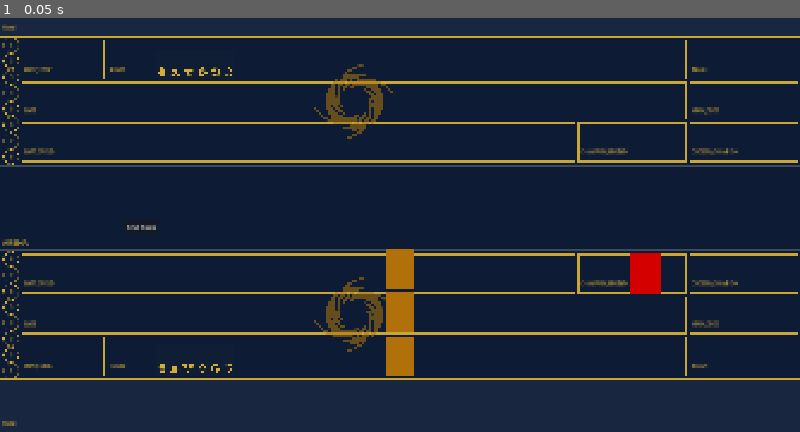
Above: before the commit, frame 1.
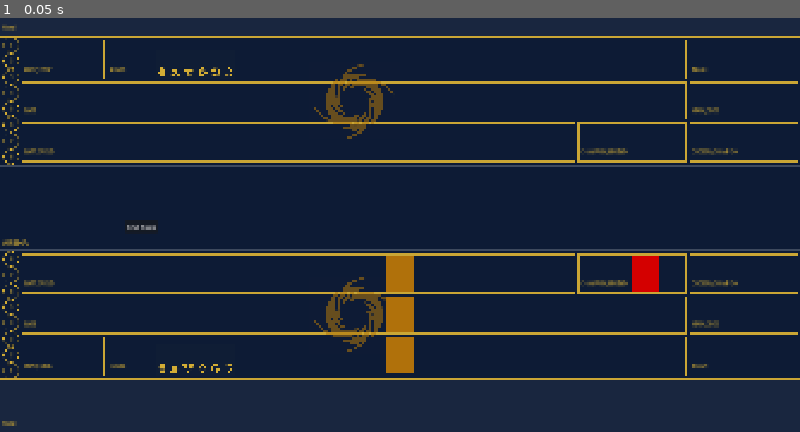
Above: after the commit, the same moment.

Repository: hashirmohammad/RiftBound
Game: Godot game, scene res://Scenes/main.tscn
The game is run twice, just before and just after one commit, with the same random seed, the same clock (stepped at 60 frames per second) and the same inputs.
Inputs:
- Up to frame 1 (0.05 s): no input

The runs differ from the first frame. In frame 1, 0.2% of the frame differs, in the area x 48-83%, y 55-87%.

Commit message:
Fix main branch scripts, add docs, update slot layout and colours

Diff:
--- a/Scenes/main.tscn
+++ b/Scenes/main.tscn
@@ -30,76 +30,110 @@
 [node name="CardSlot" parent="CardSlots" unique_id=402928220 instance=ExtResource("2_jjvhh")]
 modulate = Color(0.83137256, 0.6666667, 0.20784314, 1)
 z_index = -3
-position = Vector2(960, 896)
-scale = Vector2(0.6, 0.6)
-card_slot_type = 2
+position = Vector2(960, 895)
+scale = Vector2(0.55, 0.55)
 
 [node name="CardSlot2" parent="CardSlots" unique_id=1283769364 instance=ExtResource("2_jjvhh")]
 modulate = Color(0.83137256, 0.6666667, 0.20784314, 1)
 z_index = -3
-position = Vector2(960.00006, 790.00006)
-scale = Vector2(0.6, 0.6)
-card_slot_type = 2
+position = Vector2(960, 698)
+scale = Vector2(0.55, 0.55)
 
 [node name="CardSlot3" parent="CardSlots" unique_id=1618857134 instance=ExtResource("2_jjvhh")]
 modulate = Color(0.83137256, 0.6666667, 0.20784314, 1)
 z_index = -3
-position = Vector2(960, 685)
+position = Vector2(960, 796)
+scale = Vector2(0.55, 0.55)
+
+[node name="CardSlot4" parent="CardSlots" unique_id=1424280011 instance=ExtResource("2_jjvhh")]
+modulate = Color(1, 0, 0, 1)
+z_index = -3
+position = Vector2(1550, 698)
+scale = Vector2(0.55, 0.55)
+
+[node name="CardSlot5" parent="CardSlots" unique_id=846035168 instance=ExtResource("2_jjvhh")]
+visible = false
+z_index = -3
+position = Vector2(1240, 750)
 scale = Vector2(0.6, 0.6)
-card_slot_type = 2
 
-[node name="ChosenChampionSlot" parent="CardSlots" unique_id=1066637598 instance=ExtResource("2_jjvhh")]
-modulate = Color(1, 0, 0, 1)
-position = Vector2(1550, 697)
+[node name="CardSlot6" parent="CardSlots" unique_id=1542259996 instance=ExtResource("2_jjvhh")]
+visible = false
+z_index = -3
+position = Vector2(960, 570)
+scale = Vector2(0.6, 0.6)
+
+[node name="CardSlot7" parent="CardSlots" unique_id=938148835 instance=ExtResource("2_jjvhh")]
+visible = false
+z_index = -3
+position = Vector2(820, 570)
+scale = Vector2(0.6, 0.6)
+
+[node name="CardSlot8" parent="CardSlots" unique_id=556147842 instance=ExtResource("2_jjvhh")]
+visible = false
+z_index = -3
+position = Vector2(680, 570)
+scale = Vector2(0.6, 0.6)
+
+[node name="CardSlot9" parent="CardSlots" unique_id=809036098 instance=ExtResource("2_jjvhh")]
+visible = false
+z_index = -3
+position = Vector2(1100, 570)
+scale = Vector2(0.6, 0.6)
+
+[node name="CardSlot10" parent="CardSlots" unique_id=268072419 instance=ExtResource("2_jjvhh")]
+visible = false
+z_index = -3
+position = Vector2(1240, 570)
 scale = Vector2(0.6, 0.6)
 
 [node name="EnemyCardSlot11" parent="CardSlots" unique_id=1114199844 instance=ExtResource("4_344ge")]
-modulate = Color(0.83137256, 0.6666667, 0.20784314, 1)
+visible = false
 position = Vector2(960, 360)
 scale = Vector2(0.6, 0.6)
 
 [node name="EnemyCardSlot12" parent="CardSlots" unique_id=796037131 instance=ExtResource("4_344ge")]
-modulate = Color(0.83137256, 0.6666667, 0.20784314, 1)
+visible = false
 position = Vector2(820, 360)
 scale = Vector2(0.6, 0.6)
 
 [node name="EnemyCardSlot13" parent="CardSlots" unique_id=2111261857 instance=ExtResource("4_344ge")]
-modulate = Color(0.83137256, 0.6666667, 0.20784314, 1)
+visible = false
 position = Vector2(680, 360)
 scale = Vector2(0.6, 0.6)
 
 [node name="EnemyCardSlot14" parent="CardSlots" unique_id=1034455319 instance=ExtResource("4_344ge")]
-modulate = Color(0.83137256, 0.6666667, 0.20784314, 1)
+visible = false
 position = Vector2(1100, 360)
 scale = Vector2(0.6, 0.6)
 
 [node name="EnemyCardSlot15" parent="CardSlots" unique_id=1433425816 instance=ExtResource("4_344ge")]
-modulate = Color(0.83137256, 0.6666667, 0.20784314, 1)
+visible = false
 position = Vector2(1240, 360)
 scale = Vector2(0.6, 0.6)
 
 [node name="EnemyCardSlot17" parent="CardSlots" unique_id=1578713487 instance=ExtResource("4_344ge")]
-modulate = Color(0.83137256, 0.6666667, 0.20784314, 1)
+visible = false
 position = Vector2(820, 180)
 scale = Vector2(0.6, 0.6)
 
 [node name="EnemyCardSlot18" parent="CardSlots" unique_id=456593910 instance=ExtResource("4_344ge")]
-modulate = Color(0.83137256, 0.6666667, 0.20784314, 1)
+visible = false
 position = Vector2(680, 180)
 scale = Vector2(0.6, 0.6)
 
 [node name="EnemyCardSlot19" parent="CardSlots" unique_id=840658557 instance=ExtResource("4_344ge")]
-modulate = Color(0.83137256, 0.6666667, 0.20784314, 1)
+visible = false
 position = Vector2(1100, 180)
 scale = Vector2(0.6, 0.6)
 
 [node name="EnemyCardSlot20" parent="CardSlots" unique_id=1776672744 instance=ExtResource("4_344ge")]
-modulate = Color(0.83137256, 0.6666667, 0.20784314, 1)
+visible = false
 position = Vector2(1240, 180)
 scale = Vector2(0.6, 0.6)
 
 [node name="EnemyCardSlot16" parent="CardSlots" unique_id=363031477 instance=ExtResource("4_344ge")]
-modulate = Color(0.83137256, 0.6666667, 0.20784314, 1)
+visible = false
 position = Vector2(960.00006, 180)
 scale = Vector2(0.6, 0.6)
 
